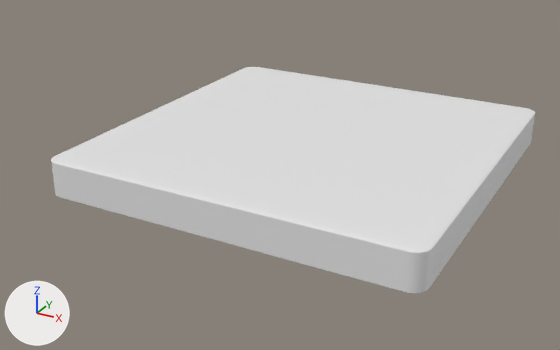
What one commit did to the Blender file divers/card.blend.
The view is the same before and after, from a 50 mm lens placed at (1.85, -3.54, 1.5), pointed at (-0.04, -0.1, -0.22). The axes (+X, +Y, +Z) are drawn at lower left. The lights are the same throughout.
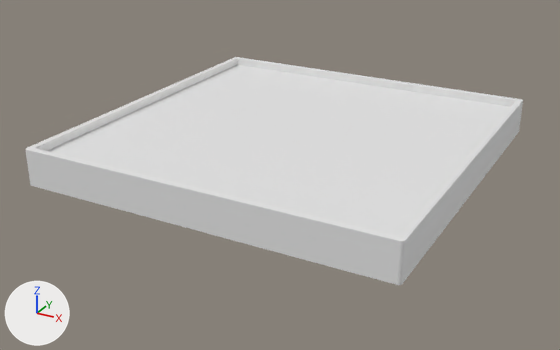
Location of each change, [x1, y1, x2, y2] in pixels of the pictures (560 x 350 px):
'Cube', reshaped, moved, turned
    before: [51, 67, 535, 293]
    after: [25, 57, 523, 285]

Diff of the bpy script that builds the scene:
```diff
--- a/divers/card.blend.py
+++ b/divers/card.blend.py
@@ me_cube_003 @@
 me_cube_003.from_pydata(...)  # 16 vertices, 14 faces; spans x -1.0..1.0, y -1.0..1.0, z -1.0..1.0
 # used by ob_cube; location = (0.079, 0.049, -0.098); scale = (1.0, 1.0, 0.1)
 # before: 1 (-1.0, -1.0, 1.0), 3 (-1.0, 1.0, 1.0), 5 (1.0, -1.0, 1.0), 7 (1.0, 1.0, 1.0), 8 (-1.0, 1.0, -1.0)
 # before: 9 (-1.0, -1.0, -1.0), 10 (1.0, 1.0, -1.0), 11 (1.0, -1.0, -1.0)
-me_cube_003.vertices[0].co = (-0.84, -0.84, -1.0)
-me_cube_003.vertices[2].co = (-0.84, 0.84, -1.0)
-me_cube_003.vertices[4].co = (0.84, -0.84, -1.0)
-me_cube_003.vertices[6].co = (0.84, 0.84, -1.0)
-me_cube_003.vertices[12].co = (-0.84, 0.84, -0.53)
-me_cube_003.vertices[13].co = (-0.84, -0.84, -0.53)
-me_cube_003.vertices[14].co = (0.84, 0.84, -0.53)
-me_cube_003.vertices[15].co = (0.84, -0.84, -0.53)
+# me_cube_003 part 1
+for i in [1, 3, 5, *range(7, 12)]: me_cube_003.vertices[i].co += Vector((0.0, 0.0, 0.38))
+me_cube_003.vertices[0].co = (-0.96, -0.96, -0.62)
+me_cube_003.vertices[2].co = (-0.96, 0.96, -0.62)
+me_cube_003.vertices[4].co = (0.96, -0.96, -0.62)
+me_cube_003.vertices[6].co = (0.96, 0.96, -0.62)
+me_cube_003.vertices[12].co = (-0.96, 0.96, -0.15)
+me_cube_003.vertices[13].co = (-0.96, -0.96, -0.15)
+me_cube_003.vertices[14].co = (0.96, 0.96, -0.15)
+me_cube_003.vertices[15].co = (0.96, -0.96, -0.15)
@@ ob_cube @@
 ob_cube = bpy.data.objects.new('Cube', me_cube_003)
-ob_cube.location = (0.079, 0.049, -0.098)
+ob_cube.location = (0.0, 0.0, 0.0)
+ob_cube.rotation_euler = (-3.142, 0.0, 0.0)  # degrees (-180, 0, 0)
 ob_cube.scale = (1.0, 1.0, 0.1)
```
